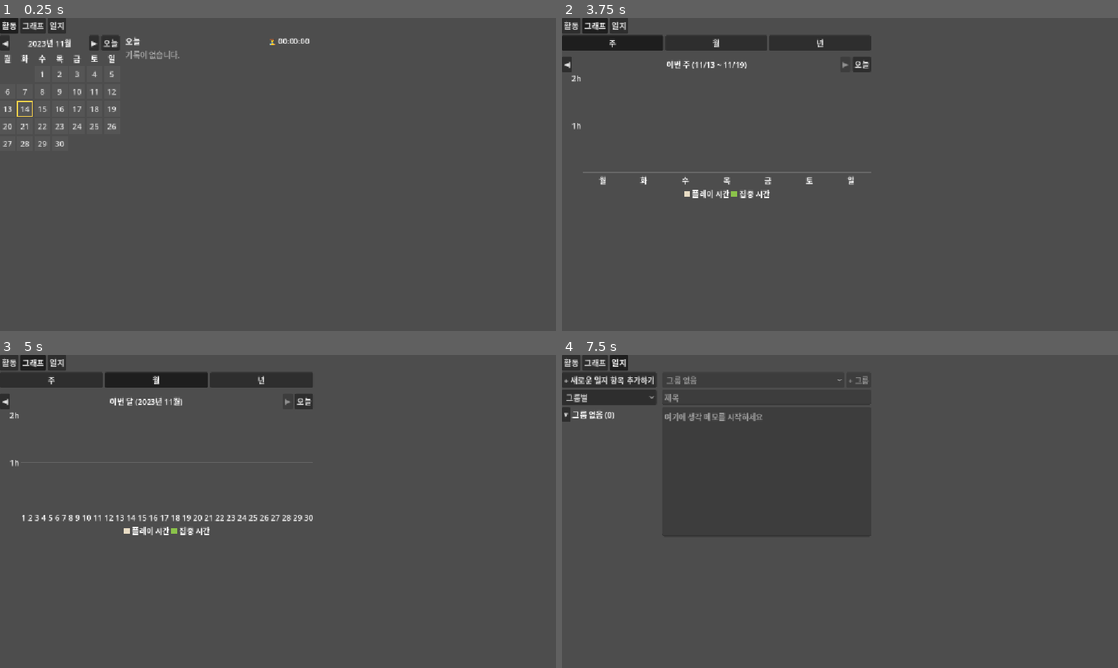
Above: before the commit, frames 1-4 (two rows, left to right).
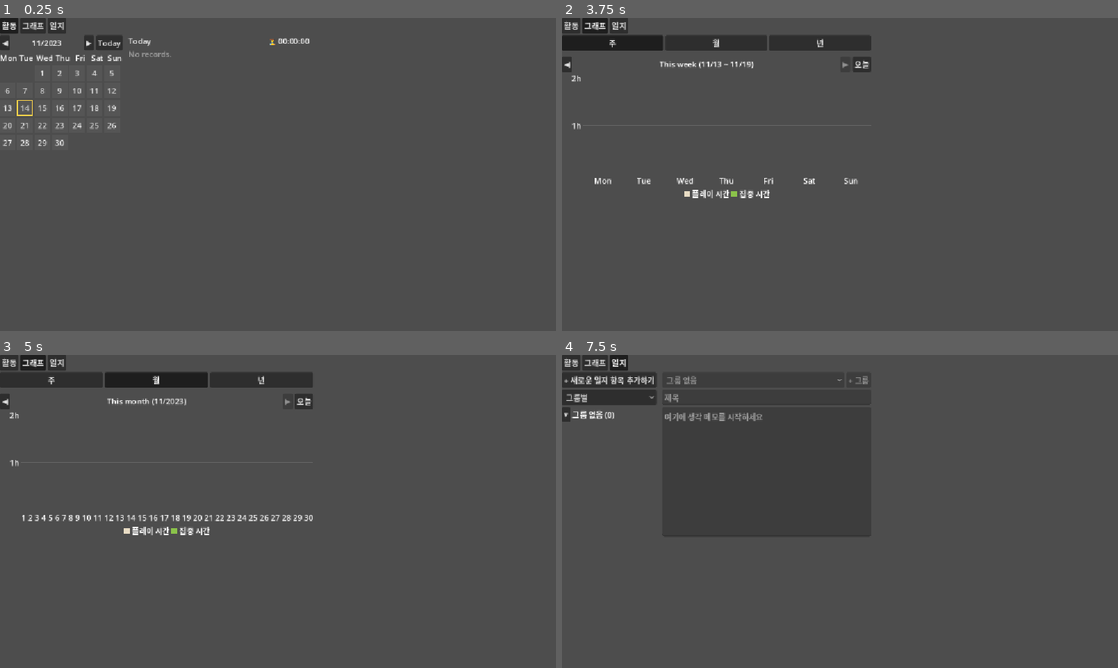
Above: after the commit, the same moments.

Repository: gee03143/voyager
Game: Godot game, scene res://scenes/record/RecordPanel.tscn
Same seed, same stepped clock (60 frames per second), same inputs: the game is played once before the commit and once after it. This scene is started directly instead of the project's main scene.
Inputs:
- Up to frame 1 (0.25 s): no input
- Up to frame 2 (3.75 s): click "◀" at 0.5 s; click "▶" at 1.25 s; click "오늘" (after the commit: "Today") at 2 s; click "활동" at 2.75 s; click "그래프" at 3.5 s
- Up to frame 3 (5 s): click "월" at 4.25 s
- Up to frame 4 (7.5 s): click "◀" at 5 s; click "▶" at 5.75 s; click "오늘" at 6.5 s; click "일지" at 7.25 s

The runs differ from the first frame. In frame 1, 1.2% of the frame differs, in the area x 0-33%, y 5-42%; in frame 2, 0.9%; in frame 3, 0.2%; in frame 4, nothing differs.

Commit message:
마감일 설정 포맷 개선
* YYYY-MM-DD 텍스트 입력 → 달력 팝업으로 교체
* 다국어 번역 적용 (달력 요일 텍스트, "이번주", "이번달", "오늘", "어제", "내일" 등
* RecordCalendar/DueCalendar 내부의 위젯을 코드에서 생성하는 대신, 씬에서 미리 추가해둔 위젯 사용하도록 수정

Diff:
--- a/localization/translations.csv
+++ b/localization/translations.csv
@@ -44,3 +44,31 @@
 OPTION_ENABLED,켜기,Enabled
 ALARM_NOTICE,알람 · {hour}:{minute},Alarm · {hour}:{minute}
 ALARM_NOTICE_WITH_LABEL,알람 · {hour}:{minute} · {label},Alarm · {hour}:{minute} · {label}
+DATE_TODAY,오늘,Today
+DATE_TOMORROW,내일,Tomorrow
+DATE_YESTERDAY,어제,Yesterday
+DATE_MON,월,Mon
+DATE_TUE,화,Tue
+DATE_WED,수,Wed
+DATE_THU,목,Thu
+DATE_FRI,금,Fri
+DATE_SAT,토,Sat
+DATE_SUN,일,Sun
+DATE_MONTH_LABEL,{year}년 {month}월,{month}/{year}
+DATE_YEAR_LABEL,{year}년,{year}
+TODO_DUE_POPUP_TITLE,마감일 설정: {task},Set due date: {task}
+TODO_DUE_CONFIRM,확인,Confirm
+TODO_DUE_CANCEL,취소,Cancel
+TODO_DUE_DELETE,마감일 삭제,Clear
+RECORD_EMPTY,기록이 없습니다.,No records.
+RECORD_EVENT_TODO,{title} 완료.,{title} completed.
+RECORD_EVENT_TIMER,{subj}{time} 타이머.,{subj}{time} timer.
+RECORD_EVENT_POMO,{subj}{count} x {time} 세션.,{subj}{count} x {time} sessions.
+RECORD_EVENT_JOURNAL,일지 작성: {title},Journal: {title}
+RECORD_JOURNAL_DELETED,(삭제된 일지),(deleted journal)
+HABIT_DAY_TOGGLE_OFF,우클릭: 이 요일 끄기,Right-click: turn off this day
+HABIT_DAY_TOGGLE_ON,우클릭: 이 요일 켜기,Right-click: turn on this day
+HABIT_NEW_NAME,새 습관 {n},New habit {n}
+PERIOD_NAV_THIS_WEEK,이번 주,This week
+PERIOD_NAV_THIS_MONTH,이번 달,This month
+PERIOD_NAV_THIS_YEAR,올해,This year
--- a/scenes/record/RecordCalendar.tscn
+++ b/scenes/record/RecordCalendar.tscn
@@ -4,3 +4,100 @@
 
 [node name="RecordCalendar" type="VBoxContainer" unique_id=2011657158]
 script = ExtResource("1_y1myj")
+
+[node name="Nav" type="HBoxContainer" parent="." unique_id=1807156655]
+layout_mode = 2
+
+[node name="PrevButton" type="Button" parent="Nav" unique_id=1494083153]
+layout_mode = 2
+text = "◀"
+
+[node name="MonthLabel" type="Label" parent="Nav" unique_id=790408727]
+layout_mode = 2
+size_flags_horizontal = 3
+horizontal_alignment = 1
+
+[node name="NextButton" type="Button" parent="Nav" unique_id=1925440645]
+layout_mode = 2
+text = "▶"
+
+[node name="TodayButton" type="Button" parent="Nav" unique_id=177888695]
+layout_mode = 2
+
+[node name="Header" type="GridContainer" parent="." unique_id=830454414]
+layout_mode = 2
+columns = 7
+
+[node name="Label" type="Label" parent="Header" unique_id=284842374]
+custom_minimum_size = Vector2(32, 0)
+layout_mode = 2
+horizontal_alignment = 1
+
+[node name="Label2" type="Label" parent="Header" unique_id=2039722874]
+custom_minimum_size = Vector2(32, 0)
+layout_mode = 2
+horizontal_alignment = 1
+
+[node name="Label3" type="Label" parent="Header" unique_id=167466511]
+custom_minimum_size = Vector2(32, 0)
+layout_mode = 2
+horizontal_alignment = 1
+
+[node name="Label4" type="Label" parent="Header" unique_id=1499622540]
+custom_minimum_size = Vector2(32, 0)
+layout_mode = 2
+horizontal_alignment = 1
+
+[node name="Label5" type="Label" parent="Header" unique_id=1497063935]
+custom_minimum_size = Vector2(32, 0)
+layout_mode = 2
+horizontal_alignment = 1
+
+[node name="Label6" type="Label" parent="Header" unique_id=2040972680]
+custom_minimum_size = Vector2(32, 0)
+layout_mode = 2
+horizontal_alignment = 1
+
+[node name="Label7" type="Label" parent="Header" unique_id=1640671994]
+custom_minimum_size = Vector2(32, 0)
+layout_mode = 2
+horizontal_alignment = 1
+
+[node name="Grid" type="GridContainer" parent="." unique_id=129130381]
+layout_mode = 2
+columns = 7
+
+[node name="Label" type="Label" parent="Grid" unique_id=1339733394]
+custom_minimum_size = Vector2(32, 0)
+layout_mode = 2
+horizontal_alignment = 1
+
+[node name="Label2" type="Label" parent="Grid" unique_id=1339571982]
+custom_minimum_size = Vector2(32, 0)
+layout_mode = 2
+horizontal_alignment = 1
+
+[node name="Label3" type="Label" parent="Grid" unique_id=229662065]
+custom_minimum_size = Vector2(32, 0)
+layout_mode = 2
+horizontal_alignment = 1
+
+[node name="Label4" type="Label" parent="Grid" unique_id=663045618]
+custom_minimum_size = Vector2(32, 0)
+layout_mode = 2
+horizontal_alignment = 1
+
+[node name="Label5" type="Label" parent="Grid" unique_id=159445537]
+custom_minimum_size = Vector2(32, 0)
+layout_mode = 2
+horizontal_alignment = 1
+
+[node name="Label6" type="Label" parent="Grid" unique_id=1661532491]
+custom_minimum_size = Vector2(32, 0)
+layout_mode = 2
+horizontal_alignment = 1
+
+[node name="Label7" type="Label" parent="Grid" unique_id=2077431545]
+custom_minimum_size = Vector2(32, 0)
+layout_mode = 2
+horizontal_alignment = 1
--- /dev/null
+++ b/scenes/todo/DueCalendar.tscn
@@ -0,0 +1,69 @@
+[gd_scene format=3 uid="uid://bk3goryoamj1v"]
+
+[ext_resource type="Script" uid="uid://ws8w57guk3ex" path="res://scripts/todo/due_calendar.gd" id="1_4l2w7"]
+
+[node name="DueCalendar" type="VBoxContainer" unique_id=469767625]
+script = ExtResource("1_4l2w7")
+
+[node name="Nav" type="HBoxContainer" parent="." unique_id=628374916]
+layout_mode = 2
+
+[node name="PrevButton" type="Button" parent="Nav" unique_id=1880328310]
+layout_mode = 2
+text = "◀"
+
+[node name="MonthLabel" type="Label" parent="Nav" unique_id=1046076139]
+layout_mode = 2
+size_flags_horizontal = 3
+horizontal_alignment = 1
+
+[node name="NextButton" type="Button" parent="Nav" unique_id=181241020]
+layout_mode = 2
+text = "▶"
+
+[node name="TodayButton" type="Button" parent="Nav" unique_id=860367315]
+layout_mode = 2
+text = "▶"
+
+[node name="Header" type="GridContainer" parent="." unique_id=702088268]
+layout_mode = 2
+columns = 7
+
+[node name="Label" type="Label" parent="Header" unique_id=568311367]
+custom_minimum_size = Vector2(32, 0)
+layout_mode = 2
+horizontal_alignment = 1
+
+[node name="Label2" type="Label" parent="Header" unique_id=1730131126]
+custom_minimum_size = Vector2(32, 0)
+layout_mode = 2
+horizontal_alignment = 1
+
+[node name="Label3" type="Label" parent="Header" unique_id=862204332]
+custom_minimum_size = Vector2(32, 0)
+layout_mode = 2
+horizontal_alignment = 1
+
+[node name="Label4" type="Label" parent="Header" unique_id=2134236280]
+custom_minimum_size = Vector2(32, 0)
+layout_mode = 2
+horizontal_alignment = 1
+
+[node name="Label5" type="Label" parent="Header" unique_id=1646095353]
+custom_minimum_size = Vector2(32, 0)
+layout_mode = 2
+horizontal_alignment = 1
+
+[node name="Label6" type="Label" parent="Header" unique_id=351271478]
+custom_minimum_size = Vector2(32, 0)
+layout_mode = 2
+horizontal_alignment = 1
+
+[node name="Label7" type="Label" parent="Header" unique_id=947865433]
+custom_minimum_size = Vector2(32, 0)
+layout_mode = 2
+horizontal_alignment = 1
+
+[node name="Grid" type="GridContainer" parent="." unique_id=954777819]
+layout_mode = 2
+columns = 7
--- a/scenes/todo/DuePopup.tscn
+++ b/scenes/todo/DuePopup.tscn
@@ -1,26 +1,30 @@
 [gd_scene format=3 uid="uid://bclc3kkutwusk"]
 
 [ext_resource type="Script" uid="uid://b4q5cjgkd7qvw" path="res://scripts/todo/due_popup.gd" id="1_06rp2"]
+[ext_resource type="PackedScene" uid="uid://bk3goryoamj1v" path="res://scenes/todo/DueCalendar.tscn" id="2_2hrc7"]
 
 [node name="PopupPanel" type="PopupPanel" unique_id=2023970221]
 oversampling_override = 1.0
-size = Vector2i(100, 128)
+size = Vector2i(320, 380)
 visible = true
 script = ExtResource("1_06rp2")
 
 [node name="VBox" type="VBoxContainer" parent="." unique_id=1023678945]
+anchors_preset = -1
 offset_left = 4.0
 offset_top = 4.0
-offset_right = 96.0
-offset_bottom = 124.0
+offset_right = 316.0
+offset_bottom = 376.0
+size_flags_horizontal = 3
+size_flags_vertical = 3
 
 [node name="TitleLabel" type="Label" parent="VBox" unique_id=1887969419]
 layout_mode = 2
 
-[node name="Input" type="LineEdit" parent="VBox" unique_id=695741433]
+[node name="DueCalendar" parent="VBox" unique_id=469767625 instance=ExtResource("2_2hrc7")]
 layout_mode = 2
 
-[node name="ErrorLabel" type="Label" parent="VBox" unique_id=586806808]
+[node name="HSeparator" type="HSeparator" parent="VBox" unique_id=1999720205]
 layout_mode = 2
 
 [node name="HBox" type="HBoxContainer" parent="VBox" unique_id=948280125]
@@ -28,8 +32,15 @@
 
 [node name="OKButton" type="Button" parent="VBox/HBox" unique_id=654589962]
 layout_mode = 2
-text = "확인"
+size_flags_horizontal = 3
+text = "TODO_DUE_CONFIRM"
 
 [node name="CancelButton" type="Button" parent="VBox/HBox" unique_id=1584465144]
 layout_mode = 2
-text = "취소"
+size_flags_horizontal = 3
+text = "TODO_DUE_CANCEL"
+
+[node name="DeleteButton" type="Button" parent="VBox/HBox" unique_id=720386752]
+layout_mode = 2
+size_flags_horizontal = 3
+text = "TODO_DUE_DELETE"
--- a/scenes/todo/TodoRow.tscn
+++ b/scenes/todo/TodoRow.tscn
@@ -47,6 +47,7 @@
 
 [node name="Actions" type="HBoxContainer" parent="HBox/RightSlot" unique_id=352152012]
 layout_mode = 2
+alignment = 2
 
 [node name="DueButton" type="Button" parent="HBox/RightSlot/Actions" unique_id=12485494]
 layout_mode = 2
--- a/scripts/commonui/period_nav.gd
+++ b/scripts/commonui/period_nav.gd
@@ -4,9 +4,9 @@
 enum Unit { WEEK, MONTH, YEAR }
 
 const CURRENT_PREFIX := {
-	Unit.WEEK: "이번 주",
-	Unit.MONTH: "이번 달",
-	Unit.YEAR: "올해",
+	Unit.WEEK: "PERIOD_NAV_THIS_WEEK",
+	Unit.MONTH: "PERIOD_NAV_THIS_MONTH",
+	Unit.YEAR: "PERIOD_NAV_THIS_YEAR",
 }
 
 signal refresh_requested
@@ -94,7 +94,7 @@
 		is_current = _start == _default_start()
 	var range_text := _range_text()
 	if label != null:
-		label.text = ("%s (%s)" % [CURRENT_PREFIX[unit], range_text]) if is_current else range_text
+		label.text = ("%s (%s)" % [TranslationServer.translate(CURRENT_PREFIX[unit]), range_text]) if is_current else range_text
 	if next_button != null:
 		next_button.disabled = is_current
 	if prev_button != null:
--- a/scripts/habittracker/habit_grid.gd
+++ b/scripts/habittracker/habit_grid.gd
@@ -4,4 +4,3 @@
 const HANDLE_W := 24
 const NAME_W := 140
 const DAY_W := 40
-const DAY_NAMES := ["월", "화", "수", "목", "금", "토", "일"]
--- a/scripts/habittracker/habit_row.gd
+++ b/scripts/habittracker/habit_row.gd
@@ -75,4 +75,4 @@
 	cb.disabled = not _active[i]             # 비활성 = 회색 비활성 모양
 	cb.modulate.a = 1.0 if _active[i] else 0.4
 	var wrap := cb.get_parent() as Control
-	wrap.tooltip_text = "우클릭: 이 요일 끄기" if _active[i] else "우클릭: 이 요일 켜기"
+	wrap.tooltip_text = TranslationServer.translate("HABIT_DAY_TOGGLE_OFF" if _active[i] else "HABIT_DAY_TOGGLE_ON")
--- a/scripts/habittracker/habit_tracker_view.gd
+++ b/scripts/habittracker/habit_tracker_view.gd
@@ -53,11 +53,11 @@
 	var spacer := Control.new()
 	spacer.custom_minimum_size.x = HabitGrid.NAME_W      # 항목명 열만큼 비움
 	header.add_child(spacer)
-	for d in HabitGrid.DAY_NAMES:
+	for d in DateUtil.DAY_NAME_KEYS:
 		var col := VBoxContainer.new()
 		col.custom_minimum_size.x = HabitGrid.DAY_W
 		var lbl := Label.new()
-		lbl.text = d
+		lbl.text = TranslationServer.translate(d)
 		lbl.custom_minimum_size.x = HabitGrid.DAY_W
 		lbl.horizontal_alignment = HORIZONTAL_ALIGNMENT_CENTER
 		col.add_child(lbl)
@@ -98,7 +98,7 @@
 func _on_add_pressed() -> void:
 	var habit := Habit.new()
 	habit.id = Habit._generate_new_id()
-	habit.title = "새 습관 %d" % (Save.habit_defs.size() + 1)
+	habit.title = TranslationServer.translate("HABIT_NEW_NAME").format({"n": Save.habit_defs.size() + 1})
 	var row := _add_row(habit)
 	_on_list_changed()
 	row.name_edit.grab_focus()
--- a/scripts/record/graph/graph_view.gd
+++ b/scripts/record/graph/graph_view.gd
@@ -1,6 +1,5 @@
 extends VBoxContainer
 
-const DAY_NAMES := ["월", "화", "수", "목", "금", "토", "일"]
 const AXIS_STEP := 2.0 * 3600.0
 const PLAY_COLOR := Color("e8dcc4")
 const FOCUS_COLOR := Color("8bc34a")
@@ -98,7 +97,7 @@
 	var use_day_number := _period_nav.unit == PeriodNav.Unit.MONTH
 	for i in days.size():
 		var lbl := Label.new()
-		lbl.text = str(i + 1) if use_day_number else DAY_NAMES[i]
+		lbl.text = str(i + 1) if use_day_number else TranslationServer.translate(DateUtil.DAY_NAME_KEYS[i])
 		lbl.size_flags_horizontal = Control.SIZE_EXPAND_FILL
 		lbl.horizontal_alignment = HORIZONTAL_ALIGNMENT_CENTER
 		_day_labels.add_child(lbl)
--- a/scripts/record/record_calendar.gd
+++ b/scripts/record/record_calendar.gd
@@ -2,39 +2,32 @@
 
 signal day_selected(iso: String)
 
-const DAY_NAMES := ["월", "화", "수", "목", "금", "토", "일"]
 const HEAT_LOW := Color("4caf50")    # 활동 적음 = 연한 초록
 const HEAT_HIGH := Color("114415ff")   # 활동 많음 = 진한 초록
+
+@onready var _month_label: Label = $Nav/MonthLabel
+@onready var _header: GridContainer = $Header
+@onready var _grid: GridContainer = $Grid
+@onready var _prev_button: Button = $Nav/PrevButton
+@onready var _next_button: Button = $Nav/NextButton
+@onready var _today_button: Button = $Nav/TodayButton
 
 var _year: int
 var _month: int
 var _selected: String = ""
-var _month_label: Label
-var _grid: GridContainer
 var _counts: Dictionary = {}     # {iso: 활동 수}
 
 func _ready() -> void:
 	var t := Time.get_date_dict_from_system()
 	_year = t.year
 	_month = t.month
-	_build_chrome()
+	_prev_button.pressed.connect(_prev_month)
+	_next_button.pressed.connect(_next_month)
+	_today_button.pressed.connect(_go_today)
+	_today_button.text = TranslationServer.translate("DATE_TODAY")
+	for i in DateUtil.DAY_NAME_KEYS.size():
+		(_header.get_child(i) as Label).text = TranslationServer.translate(DateUtil.DAY_NAME_KEYS[i])
 	refresh()
-
-func _build_chrome() -> void:
-	var nav := HBoxContainer.new()
-	add_child(nav)
-	var prev := Button.new(); prev.text = "◀"; prev.pressed.connect(_prev_month); nav.add_child(prev)
-	_month_label = Label.new(); _month_label.size_flags_horizontal = Control.SIZE_EXPAND_FILL
-	_month_label.horizontal_alignment = HORIZONTAL_ALIGNMENT_CENTER; nav.add_child(_month_label)
-	var nxt := Button.new(); nxt.text = "▶"; nxt.pressed.connect(_next_month); nav.add_child(nxt)
-	var today := Button.new(); today.text = "오늘"; today.pressed.connect(_go_today); nav.add_child(today)
-	var header := GridContainer.new(); header.columns = 7; add_child(header)
-	for n in DAY_NAMES:
-		var lbl := Label.new(); lbl.text = n
-		lbl.horizontal_alignment = HORIZONTAL_ALIGNMENT_CENTER
-		lbl.custom_minimum_size.x = 32
-		header.add_child(lbl)
-	_grid = GridContainer.new(); _grid.columns = 7; add_child(_grid)
 
 func refresh() -> void:                 # 활동 수 재집계 + 다시 그림
 	_recount()
@@ -70,13 +63,12 @@
 func _render_month() -> void:
 	for c in _grid.get_children():
 		c.queue_free()
-	_month_label.text = "%d년 %d월" % [_year, _month]
-	var first := Time.get_unix_time_from_datetime_dict({"year": _year, "month": _month, "day": 1, "hour": 0, "minute": 0, "second": 0})
-	var first_wd := int(Time.get_datetime_dict_from_unix_time(int(first)).weekday)   # 0=일..6=토
-	for i in (first_wd + 6) % 7:        # 월요일 시작 정렬용 선행 빈칸
-		_grid.add_child(_blank())
-	for day in range(1, DateUtil.days_in_month("%04d-%02d-01" % [_year, _month]) + 1):
-		_grid.add_child(_day_cell("%04d-%02d-%02d" % [_year, _month, day], day))
+	_month_label.text = DateUtil.month_label("%04d-%02d-01" % [_year, _month])
+	for slot in DateUtil.month_grid("%04d-%02d-01" % [_year, _month]):
+		if slot.is_empty():
+			_grid.add_child(_blank())
+		else:
+			_grid.add_child(_day_cell(slot, int(slot.split("-")[2])))
 
 func _day_cell(iso: String, day: int) -> Control:
 	var b := Button.new()
--- a/scripts/record/record_view.gd
+++ b/scripts/record/record_view.gd
@@ -26,7 +26,7 @@
 	var entries := _entries_for(date_iso)
 	if entries.is_empty():
 		var empty := Label.new()
-		empty.text = "기록이 없습니다."
+		empty.text = TranslationServer.translate("RECORD_EMPTY")
 		empty.modulate.a = 0.5
 		list.add_child(empty)
 		return
@@ -58,16 +58,16 @@
 func _format_event(e: Dictionary) -> String:
 	match str(e.get("type", "")):
 		"todo":
-			return "\"%s\" 완료." % str(e.get("title", ""))
+			return TranslationServer.translate("RECORD_EVENT_TODO").format({"title": str(e.get("title", ""))})
 		"timer":
-			return "%s%s 타이머." % [_subj(e), _fmt_ms(int(e.get("seconds", 0)))]
+			return TranslationServer.translate("RECORD_EVENT_TIMER").format({"subj": _subj(e), "time": _fmt_ms(int(e.get("seconds", 0)))})
 		"pomodoro_session":
 			var cnt := int(e.get("focus_count", 0))
 			var each := (int(e.get("seconds", 0)) / cnt) if cnt > 0 else 0
-			return "%s%d x %s 세션." % [_subj(e), cnt, _fmt_ms(each)]
+			return TranslationServer.translate("RECORD_EVENT_POMO").format({"subj": _subj(e), "count": cnt, "time": _fmt_ms(each)})
 		"journal":
 			var t := Save.journal.doc_title(int(e.get("doc_id", 0)))
-			return "일지 작성: %s" % (t if t != "" else "(삭제된 일지)")
+			return TranslationServer.translate("RECORD_EVENT_JOURNAL").format({"title": t if t != "" else TranslationServer.translate("RECORD_JOURNAL_DELETED")})
 	return ""
 
 func _make_row(e: Dictionary) -> Control:
--- /dev/null
+++ b/scripts/todo/due_calendar.gd
@@ -0,0 +1,100 @@
+class_name DueCalendar
+extends VBoxContainer
+
+signal day_selected(iso: String)
+
+@onready var _month_label: Label = $Nav/MonthLabel
+@onready var _prev_button: Button = $Nav/PrevButton
+@onready var _next_button: Button = $Nav/NextButton
+@onready var _today_button: Button = $Nav/TodayButton
+@onready var _header: GridContainer = $Header
+@onready var _grid: GridContainer = $Grid
+
+var _year: int
+var _month: int
+var _selected: String = ""
+
+func _ready() -> void:
+	var t := Time.get_date_dict_from_system()
+	_year = t.year
+	_month = t.month
+	_prev_button.pressed.connect(_prev_month)
+	_next_button.pressed.connect(_next_month)
+	_today_button.pressed.connect(_go_today)
+	_today_button.text = TranslationServer.translate("DATE_TODAY")
+	for i in DateUtil.DAY_NAME_KEYS.size():
+		(_header.get_child(i) as Label).text = TranslationServer.translate(DateUtil.DAY_NAME_KEYS[i])
+	_update_separation()
+	_render_month()
+
+# 팝업이 열릴 때 현재 마감일로 동기화(신호 없이). 빈 값이면 오늘 달로.
+func set_selected(iso: String) -> void:
+	_selected = iso
+	var t := Time.get_date_dict_from_system()
+	_year = t.year; _month = t.month
+	if not iso.is_empty():
+		var p := iso.split("-")
+		if p.size() == 3:
+			_year = int(p[0]); _month = int(p[1])
+	_update_separation()
+	_render_month()
+
+func _render_month() -> void:
+	for c in _grid.get_children():
+		c.queue_free()
+	_month_label.text = DateUtil.month_label("%04d-%02d-01" % [_year, _month])
+	var today := DateUtil.today_iso()
+	for slot in DateUtil.month_grid("%04d-%02d-01" % [_year, _month]):
+		if slot.is_empty():
+			_grid.add_child(_blank())
+		else:
+			_grid.add_child(_day_cell(slot, int(slot.split("-")[2]), slot == today))
+
+func _day_cell(iso: String, day: int, is_today: bool) -> Control:
+	var b := Button.new()
+	b.text = str(day)
+	b.custom_minimum_size = Vector2(32, 32)
+	var sb: StyleBoxFlat
+	if iso == _selected:
+		sb = StyleBoxFlat.new()
+		sb.bg_color = Color(1, 1, 1, 0.12)
+		sb.set_border_width_all(2)
+		sb.border_color = Color("ffd54a")     # 선택됨 = 노란 테두리(기존)
+	elif is_today:
+		sb = StyleBoxFlat.new()
+		sb.bg_color = Color(1, 1, 1, 0.05)
+		sb.set_border_width_all(1)
+		sb.border_color = Color("7ec8ff")     # 오늘 = 옅은 파란 테두리(신규)
+	if sb:
+		for st in ["normal", "hover", "pressed", "focus"]:
+			b.add_theme_stylebox_override(st, sb)
+	b.pressed.connect(func():
+		_selected = iso
+		_render_month()
+		day_selected.emit(iso))
+	return b
+
+func _blank() -> Control:
+	var c := Control.new()
+	c.custom_minimum_size = Vector2(32, 32)
+	return c
+
+func _prev_month() -> void:
+	_month -= 1
+	if _month < 1: _month = 12; _year -= 1
+	_render_month()
+
+func _next_month() -> void:
+	_month += 1
+	if _month > 12: _month = 1; _year += 1
+	_render_month()
+
+func _go_today() -> void:
+	var t := Time.get_date_dict_from_system()
+	_year = t.year; _month = t.month
+	_render_month()
+
+func _update_separation() -> void:
+	var sep := maxi(int((size.x - 7 * 32) / 6.0), 2)
+	_header.add_theme_constant_override("h_separation", sep)
+	_grid.add_theme_constant_override("h_separation", sep)
--- a/scripts/todo/due_popup.gd
+++ b/scripts/todo/due_popup.gd
@@ -4,51 +4,32 @@
 signal confirmed(iso: String)
 
 @onready var title_label: Label = $VBox/TitleLabel
-@onready var input: LineEdit = $VBox/Input
-@onready var error_label: Label = $VBox/ErrorLabel
+@onready var calendar: DueCalendar = $VBox/DueCalendar
 @onready var ok_button: Button = $VBox/HBox/OKButton
 @onready var cancel_button: Button = $VBox/HBox/CancelButton
+@onready var delete_button: Button = $VBox/HBox/DeleteButton
+
+var _pending_iso: String = ""
 
 func _ready() -> void:
 	ok_button.pressed.connect(_on_ok)
 	cancel_button.pressed.connect(hide)
-	input.text_submitted.connect(func(_t): _on_ok())
+	delete_button.pressed.connect(_on_delete)
+	calendar.day_selected.connect(_on_day_selected)
 
 func open_for(current_iso: String, task_text: String) -> void:
-	title_label.text = "마감일 설정: %s" % task_text
-	input.text = current_iso
-	error_label.text = ""
+	title_label.text = tr("TODO_DUE_POPUP_TITLE").format({"task": task_text})
+	_pending_iso = current_iso
+	calendar.set_selected(current_iso)
 	popup_centered()
-	input.grab_focus()
+
+func _on_day_selected(iso: String) -> void:
+	_pending_iso = iso
 
 func _on_ok() -> void:
-	var t := input.text.strip_edges()
-	if t.is_empty():
-		confirmed.emit("")            # 비우면 마감일 제거
-		hide()
-		return
-	var iso := _normalize(t)
-	if iso.is_empty():
-		error_label.text = "YYYY-MM-DD 형식으로 입력하세요 (예: 2026-06-13)"
-		return
-	confirmed.emit(iso)
+	confirmed.emit(_pending_iso)
 	hide()
 
-func _normalize(t: String) -> String:
-	var p := t.split("-")
-	if p.size() != 3:
-		return ""
-	if not (p[0].is_valid_int() and p[1].is_valid_int() and p[2].is_valid_int()):
-		return ""
-	var y := int(p[0])
-	var m := int(p[1])
-	var d := int(p[2])
-	if y < 1 or m < 1 or m > 12 or d < 1 or d > _days_in_month(y, m):
-		return ""
-	return "%04d-%02d-%02d" % [y, m, d]
-
-func _days_in_month(y: int, m: int) -> int:
-	var days := [31, 28, 31, 30, 31, 30, 31, 31, 30, 31, 30, 31]
-	if m == 2 and (y % 4 == 0 and (y % 100 != 0 or y % 400 == 0)):
-		return 29
-	return days[m - 1]
+func _on_delete() -> void:
+	confirmed.emit("")
+	hide()
--- a/scripts/util/due_date_util.gd
+++ b/scripts/util/due_date_util.gd
@@ -1,5 +1,7 @@
 class_name DateUtil
 extends RefCounted
+
+const DAY_NAME_KEYS := ["DATE_MON", "DATE_TUE", "DATE_WED", "DATE_THU", "DATE_FRI", "DATE_SAT", "DATE_SUN"]  # 월요일 시작 — month_grid()와 순서 일치 필수
 
 # "YYYY-MM-DD" → 오늘까지 남은 일수 (음수=지남). 빈/형식오류는 호출부에서 거른다.
 static func days_until(iso: String) -> int:
@@ -20,9 +22,9 @@
 		return iso
 	var days := days_until(iso)
 	if days == 0:
-		return "오늘"
+		return TranslationServer.translate("DATE_TODAY")
 	if days == 1:
-		return "내일"
+		return TranslationServer.translate("DATE_TOMORROW")
 	var year := int(p[0])
 	if year == Time.get_date_dict_from_system().year:
 		return "%d/%d" % [int(p[1]), int(p[2])]            # 올해 → 월/일
@@ -32,9 +34,9 @@
 static func format_day(iso: String) -> String:
 	var d := days_until(iso)
 	if d == 0:
-		return "오늘"
+		return TranslationServer.translate("DATE_TODAY")
 	if d == -1:
-		return "어제"
+		return TranslationServer.translate("DATE_YESTERDAY")
 	var p := iso.split("-")
 	if p.size() != 3:
 		return iso
@@ -113,11 +115,24 @@
 
 static func month_label(iso: String) -> String:
 	var p := iso.split("-")
-	return "%d년 %d월" % [int(p[0]), int(p[1])]
+	return TranslationServer.translate("DATE_MONTH_LABEL").format({"year": int(p[0]), "month": int(p[1])})
 
 static func year_start_iso() -> String:
 	var t := Time.get_date_dict_from_system()
 	return "%04d-01-01" % t.year
 
 static func year_label(iso: String) -> String:
-	return "%d년" % int(iso.split("-")[0])
+	return TranslationServer.translate("DATE_YEAR_LABEL").format({"year": int(iso.split("-")[0])})
+
+static func month_grid(iso: String) -> Array:
+	var p := iso.split("-")
+	var y := int(p[0])
+	var m := int(p[1])
+	var first := Time.get_unix_time_from_datetime_dict({"year": y, "month": m, "day": 1, "hour": 0, "minute": 0, "second": 0})
+	var first_wd := int(Time.get_datetime_dict_from_unix_time(int(first)).weekday)   # 0=일..6=토
+	var grid: Array = []
+	for i in (first_wd + 6) % 7:        # 월요일 시작 정렬용 선행 빈칸
+		grid.append("")
+	for day in range(1, days_in_month("%04d-%02d-01" % [y, m]) + 1):
+		grid.append("%04d-%02d-%02d" % [y, m, day])
+	return grid
Binary file changed: localization/translations.en.translation
Binary file changed: localization/translations.ko.translation
Not shown, added: scripts/todo/due_calendar.gd.uid
Not shown, changed: docs/architecture.md
